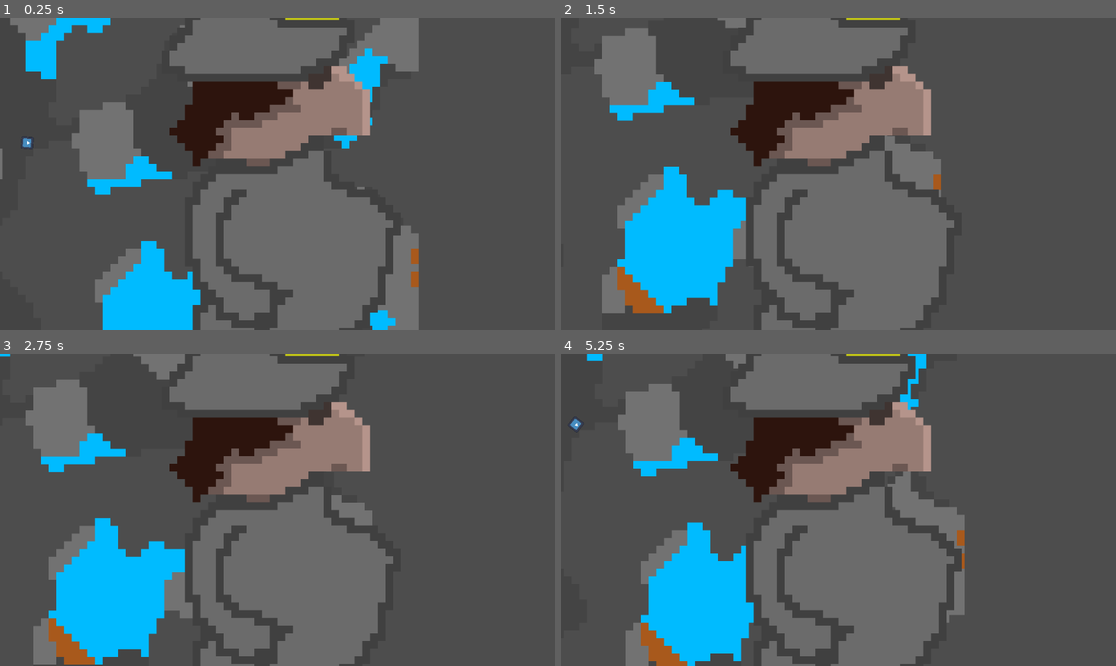
Above: before the commit, frames 1-4 (two rows, left to right).
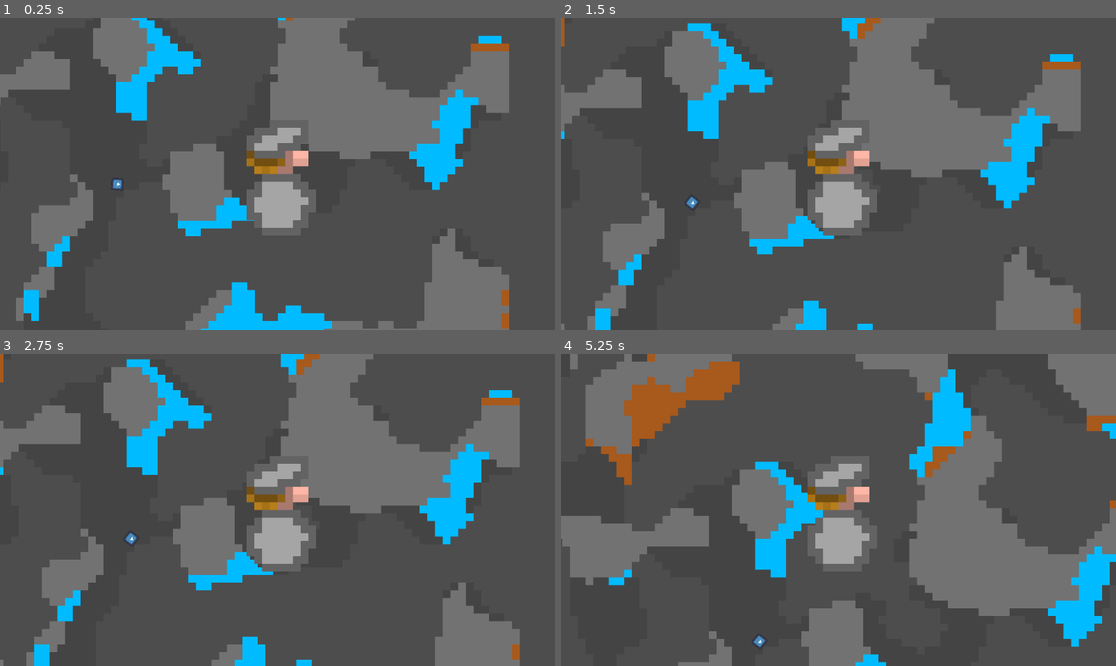
Above: after the commit, the same moments.

Repository: juusoHaaja/raketinheitin
Game: Godot game, scene res://function/world/main.tscn
Two runs of this game, one before a commit and one after it. Both use one fixed random seed, a clock stepped at 60 frames per second and the inputs below. The engine's default icon, where the game draws it, is replaced by a stand-in: a white triangle on a blue panel in a dark square.
Inputs (mouse positions are in pixels of both pictures, inside the frame that each line leads up to):
- Up to frame 1 (0.25 s): no input
- Up to frame 2 (1.5 s): move the mouse to (960, 158) at 0.52 s; hold D (right) 0.53-1.28 s; click (960, 158) at 0.67 s; tap Enter at 1.25 s; move the mouse to (727, 189) at 1.27 s; hold S (down) from 1.28 s (still down)
- Up to frame 3 (2.75 s): tap Space at 2 s; move the mouse to (333, 441) at 2.02 s; release S (down) at 2.03 s; hold D (right) from 2.03 s (still down)
- Up to frame 4 (5.25 s): tap Enter at 2.75 s; move the mouse to (810, 572) at 2.77 s; release D (right) at 2.78 s; hold W (up) 2.78-3.53 s; click (810, 572) at 2.92 s; move the mouse to (1005, 556) at 3.52 s; hold A (left) 3.53-5.03 s; move the mouse to (672, 463) at 4.27 s; tap Space at 5 s; move the mouse to (866, 510) at 5.02 s; hold S (down) from 5.03 s (still down); click (866, 510) at 5.17 s

The runs differ from the first frame. In frame 1, 55% of the frame differs, in the area x 0-92%, y 0-100%; in frame 2, 51%; in frame 3, 51%; in frame 4, 59%, in the area x 0-100%, y 0-100%.

Commit message:
player prite

Diff:
--- a/function/player/player.tscn
+++ b/function/player/player.tscn
@@ -7,7 +7,7 @@
 [sub_resource type="PhysicsMaterial" id="PhysicsMaterial_c0i3b"]
 
 [sub_resource type="RectangleShape2D" id="RectangleShape2D_c0i3b"]
-size = Vector2(40, 65)
+size = Vector2(72, 120)
 
 [node name="Player" type="RigidBody2D" unique_id=58689154]
 collision_layer = 2
@@ -30,7 +30,7 @@
 texture = ExtResource("3_jgmqg")
 
 [node name="CollisionShape2D" type="CollisionShape2D" parent="." unique_id=1670625849]
-position = Vector2(-1, 0.5)
+position = Vector2(4, 4)
 shape = SubResource("RectangleShape2D_c0i3b")
 
 [node name="MeshInstance2D" type="MeshInstance2D" parent="." unique_id=1736626821]
Binary file changed: art/player/mina.png
